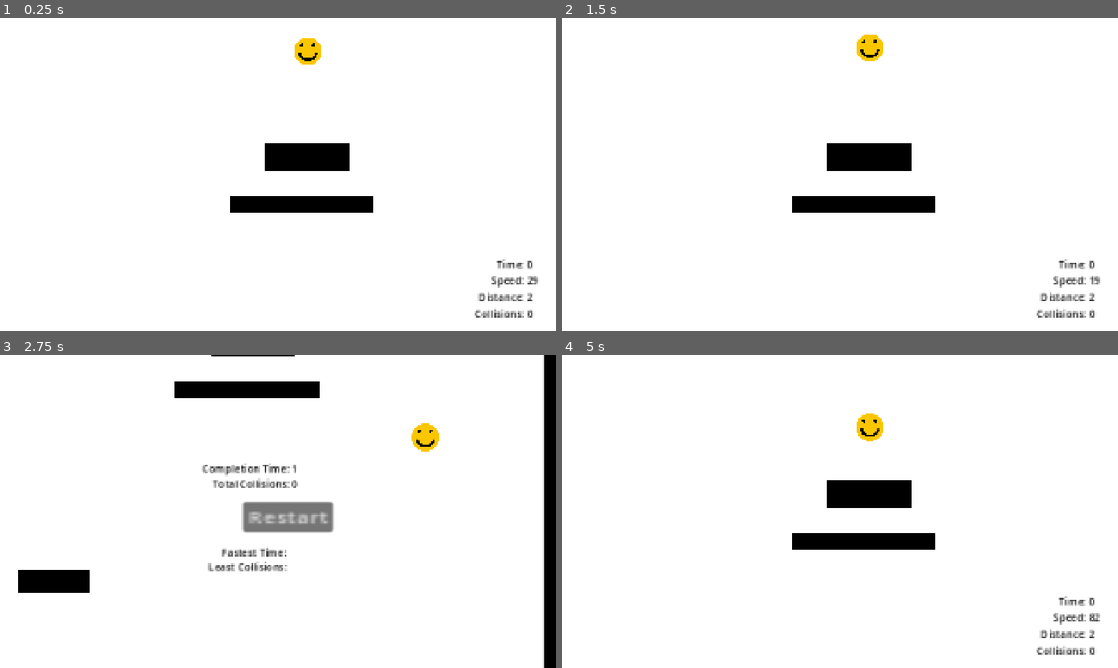
Above: before the commit, frames 1-4 (two rows, left to right).
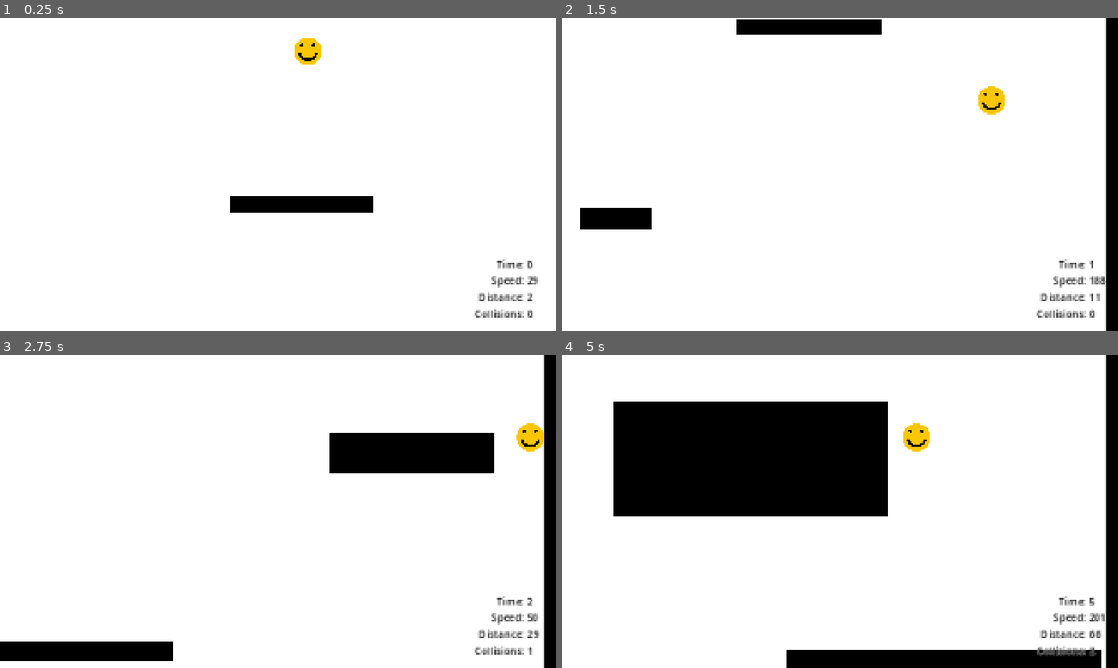
Above: after the commit, the same moments.

Repository: rickakell/FallingGame
Game: Godot game, scene res://scenes/Game.tscn
The game is run twice, just before and just after one commit, with the same random seed, the same clock (stepped at 60 frames per second) and the same inputs.
Inputs (mouse positions are in pixels of both pictures, inside the frame that each line leads up to):
- Up to frame 1 (0.25 s): no input
- Up to frame 2 (1.5 s): hold Right (ui_right) 0.53-1.25 s; click (851, 180) at 1.25 s, where only the run before the commit has a clickable "Restart"
- Up to frame 3 (2.75 s): hold Right (ui_right) from 2.03 s (still down)
- Up to frame 4 (5 s): release Right (ui_right) at 2.75 s; click (851, 517) at 2.75 s, where only the run before the commit has a clickable "Restart"; hold Left (ui_left) 3.53-4.25 s; click (851, 517) at 4.25 s, where only the run before the commit has a clickable "Restart"

The runs differ from the first frame. In frame 1, 1.4% of the frame differs, in the area x 47-63%, y 40-49%; in frame 2, 8.1%; in frame 3, 12%; in frame 4, 25%, in the area x 9-100%, y 0-100%.

Commit message:
Remove debugging finish line

Diff:
--- a/scenes/Game.tscn
+++ b/scenes/Game.tscn
@@ -663,8 +663,4 @@
 position = Vector2(-1, 0)
 shape = SubResource("WorldBoundaryShape2D_s0nni")
 
-[node name="FinishLine2" parent="." unique_id=415770950 instance=ExtResource("5_s0nni")]
-unique_name_in_owner = true
-position = Vector2(191, 449)
-
 [connection signal="pressed" from="GameManager/EndScreen/RestartButton" to="GameManager" method="_on_restart_button_pressed"]
--- a/scripts/game_manager.gd
+++ b/scripts/game_manager.gd
@@ -38,7 +38,7 @@
 	$HUD/Time.text = "Time: " + str(game_time)
 
 	if(!game_complete):
-		if %Player.get_position().y >= %FinishLine.get_position().y or %Player.get_position().y >= %FinishLine2.get_position().y:
+		if %Player.get_position().y >= %FinishLine.get_position().y:
 			game_complete = true
 			game_completion_time = game_time
 			game_end_collisions = %Player.collisions
